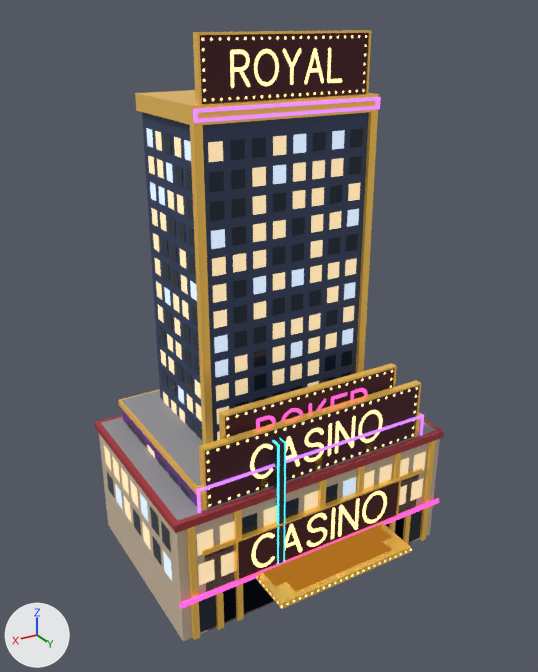
One commit to the glTF model FREEMODELS/curated/vegas_buildings.glb: the scene before it, then after it.
Both versions are drawn from a 50 mm camera at (2.8, 4.7, 4.23) aimed at (0.1, 0.18, 1.98). The lights are fixed; the arrows at lower left show +X, +Y and +Z. The picture after the commit comes second. Where no turn or scale is listed for an object, it has been applied to the vertices. Vertices at exactly the same position are counted once.

Names of what the first picture shows: 'vegas_casino_a', 'vegas_casino_b', 'vegas_casino_c', 'vegas_club_b'.
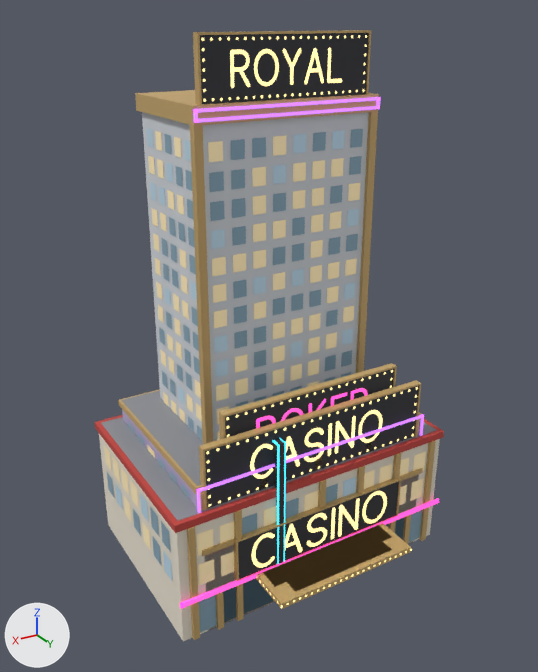
The change, as a diff of the scene's bpy script:
```diff
--- a/FREEMODELS/curated/vegas_buildings.glb.py
+++ b/FREEMODELS/curated/vegas_buildings.glb.py
@@ mat_cream @@
 mat_cream = principled_material('cream')
-mat_cream.base_color = (0.62, 0.5, 0.36)  # beige #cebca2
+mat_cream.base_color = (0.839, 0.776, 0.658)  # pale yellow #ece4d4
 mat_cream.roughness = 0.8
@@ mat_glass @@
 mat_glass = principled_material('glass')
-mat_glass.base_color = (0.02, 0.03, 0.05)  # dark blue #27303f
+mat_glass.base_color = (0.275, 0.434, 0.539)  # blue #8fb0c2
 mat_glass.metallic = 0.3
@@ mat_gold @@
 mat_gold = principled_material('gold')
-mat_gold.base_color = (1.0, 0.6, 0.12)  # orange #ffcb61
+mat_gold.base_color = (0.624, 0.423, 0.168)  # brown #cfae72
 mat_gold.metallic = 0.6
 mat_gold.roughness = 0.35
-mat_gold.emission_color = (0.12, 0.07, 0.01)  # brown #614b19
-mat_gold.emission_strength = 1.0
@@ mat_window @@
 mat_window.roughness = 0.9
-mat_window.emission_color = (0.5, 0.37, 0.2)  # beige #bca47c
+mat_window.emission_color = (0.16, 0.12, 0.05)  # brown #6f613f
 mat_window.emission_strength = 1.0
@@ mat_window_cool @@
 mat_window_cool.roughness = 0.9
-mat_window_cool.emission_color = (0.3, 0.38, 0.5)  # greyish blue #95a6bc
+mat_window_cool.emission_color = (0.04, 0.06, 0.08)  # dark blue #384550
 mat_window_cool.emission_strength = 1.0
@@ mat_tower @@
+mat_tower = principled_material('tower')
+mat_tower.base_color = (0.672, 0.701, 0.738)  # light grey #d6dadf
+mat_tower.roughness = 0.85
@@ mat_rose @@
+mat_rose = principled_material('rose')
+mat_rose.base_color = (0.791, 0.539, 0.497)  # pink #e6c2bb
+mat_rose.roughness = 0.85
@@ me_vegas_casino_b @@
 me_vegas_casino_b.from_pydata(...)  # 2721 vertices, 2214 faces; spans x -1.02..1.02, y -0.82..1.16, z 0.0..4.14
 # used by ob_vegas_casino_b; location = (0.0, 0.0, 0.0)
+# me_vegas_casino_b part 1: all 12 faces that had it switch from mat_red (red #aa353c) to mat_rose (pink #e6c2bb)
+# me_vegas_casino_b part 2: all 12 faces that had it switch from mat_navy (dark blue #303f61) to mat_tower (light grey #d6dadf)
 me_vegas_casino_b.materials.append(mat_gold)
```

Boxes (x1, y1, x2, y2) around the edits, measured in the pictures (538 x 672 px):
'vegas_casino_b', recoloured, surface changed
    both: (135, 30, 423, 630)
'vegas_casino_a', recoloured, surface changed
    both: (95, 380, 444, 642)
'vegas_casino_c', recoloured, surface changed
    both: (118, 363, 424, 587)
part 1 of me_vegas_casino_b, recoloured
    both: (204, 475, 419, 628)
part 2 of me_vegas_casino_b, recoloured (dark blue to light grey)
    both: (142, 112, 369, 441)
